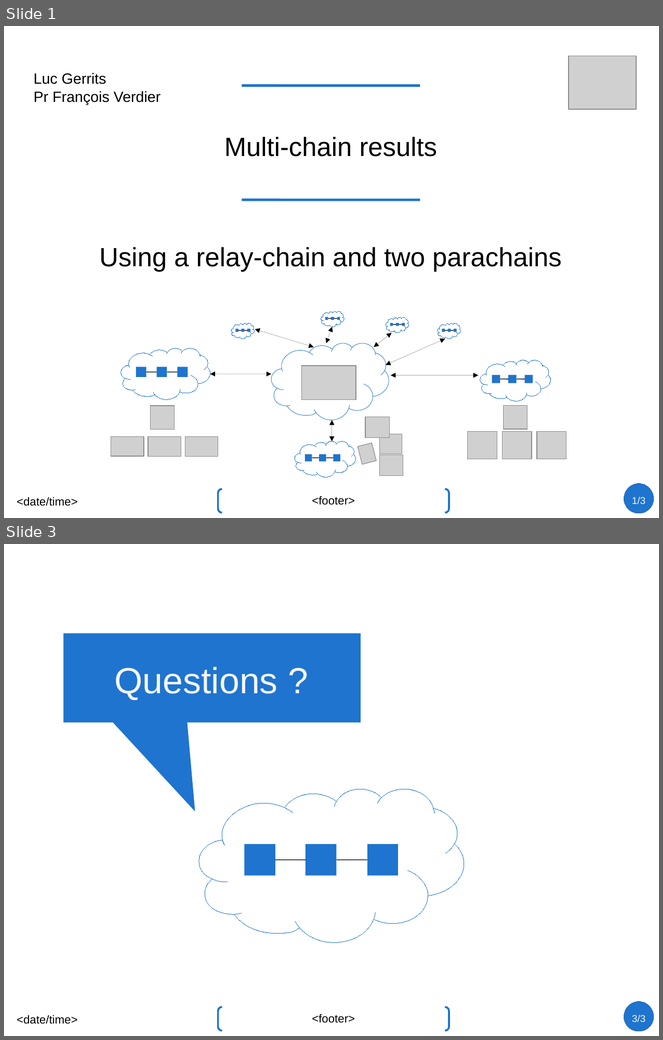
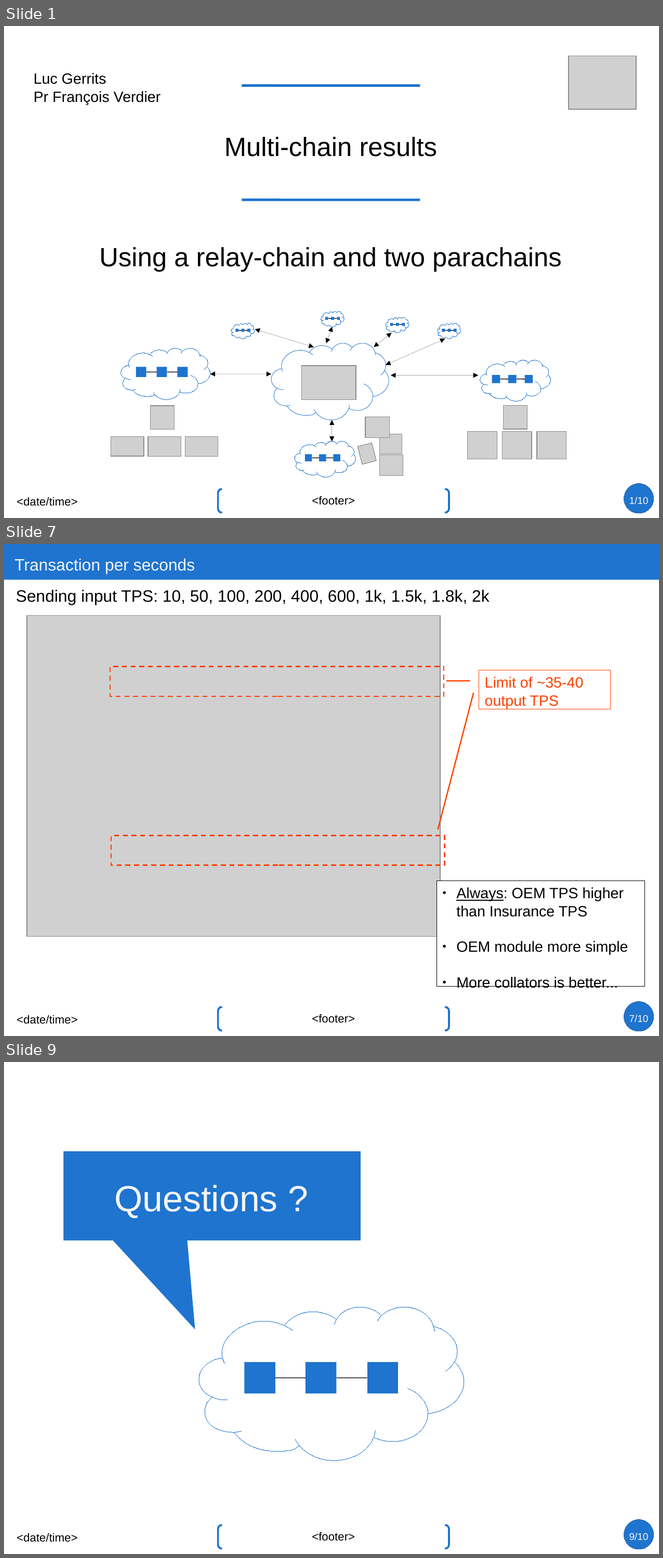
Before and after one commit to lucgerrits/sim-multichain-with-polkadot-and-substrate, a slide deck: results/Results discussions.odp. Shown one above the other, each under a label of ours: slides 1 and 3 before the commit, slides 1, 7 and 9 after it; the slides between them are not shown. The pictures are 663x1040 and 663x1558 pixels, drawn with LibreOffice and Linux fonts; fonts in the diff are those of the drawing; grey boxes stand for pictures. Boxes give left, top, right and bottom in pixels: in the first picture for what was removed or moved away, otherwise in the second. Text is boxed around its words. In the diff, an @@ line names an element or a change of style, - is before the commit and + after.

```diff
--- a/results/Results discussions.odp
+++ b/results/Results discussions.odp
@@ slide 7 added at bbox=[4, 544, 659, 1036], background #FFFFFF; not listed: 5 template elements that a slide beside it also shows @@
@@ rectangle added at bbox=[4, 544, 659, 580], fill #1E74CF @@
@@ title added at bbox=[14, 559, 195, 574], 20 pt, text #F5F5F5 @@
+Transaction per seconds
@@ text added at bbox=[16, 590, 490, 605], 20 pt, text #000000 @@
+Sending input TPS: 10, 50, 100, 200, 400, 600, 1k, 1.5k, 1.8k, 2k
@@ picture added at bbox=[27, 615, 440, 937] @@
@@ rectangle added at bbox=[111, 667, 444, 696], outline #FF4000 1.5 pt dashed @@
@@ line added from (447, 681) to (470, 681), #FF4000 1.5 pt @@
@@ rectangle added at bbox=[479, 670, 610, 709], outline #FF4000 0 pt, 18 pt, text #FF4000 @@
+Limit of ~35-40 output TPS
@@ line added from (474, 693) to (438, 829), #FF4000 1.5 pt @@
@@ rectangle added at bbox=[111, 835, 444, 865], outline #FF4000 1.5 pt dashed @@
@@ rectangle added at bbox=[437, 880, 645, 987], fill #FFFFFF, outline #000000 0 pt, 18 pt, text #000000 @@
+● Always: OEM TPS higher than Insurance TPS
+● OEM module more simple
+● More collators is better...
@@ page number at bbox=[630, 497, 649, 504]: text changed @@
-1/3
+1/10
@@ what was slide 3 is now slide 9 @@
@@ page number at bbox=[630, 1533, 649, 1540]: text changed @@
-3/3
+9/10
```
Also in this commit, not shown: 1 slide changed, 6 other slides added.
